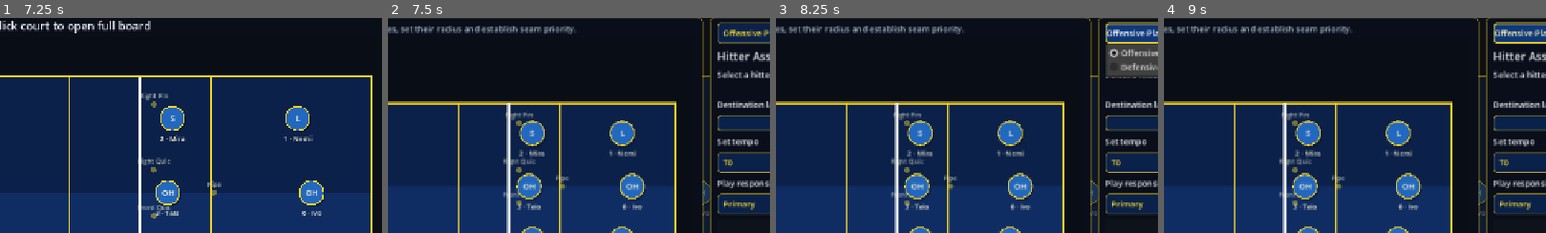
Above: before the commit, frames 1-4 (left to right).
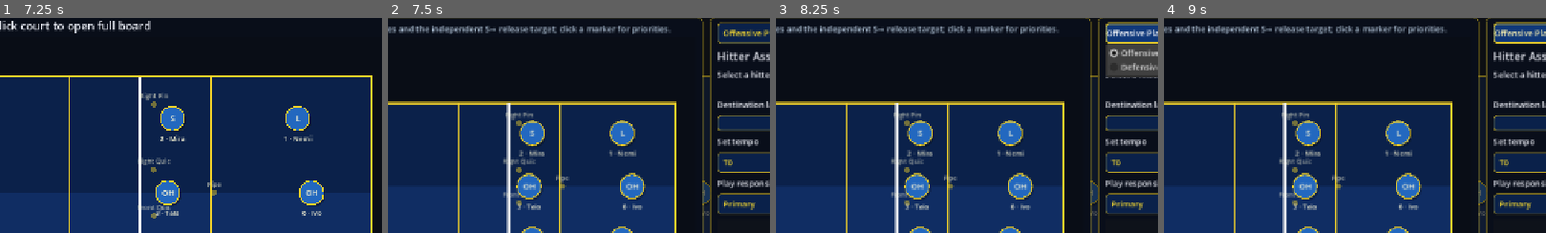
Above: after the commit, the same moments.

Repository: iracarranza/volley-world-manager
Game: Godot game, scene res://scenes/main/main.tscn
The game is run twice, just before and just after one commit, with the same random seed, the same clock (stepped at 60 frames per second) and the same inputs.
Inputs (mouse positions are % of the whole screen's width and height, from its top left):
- Up to frame 1 (7.25 s): click "Rotation 1" at 0.5 s; click "Theme: Mikasa Dark" at 1.25 s; click "Theme: Molten Light" at 2 s; click "Run Rally" at 2.75 s; click "Skip" at 3.5 s; click "1×" at 4.25 s; click "Auto rallies" at 5 s; click "Timeout (2 left)" at 5.75 s; click "Timeout (1 left)" at 6.5 s
- Up to frame 2 (7.5 s): click (36, 56) at 7.25 s
- Up to frame 3 (8.25 s): click "Offensive Play" at 8 s
- Up to frame 4 (9 s): click "Offensive Play" at 8.75 s
The pictures show only the part of the screen within x 17-67%, y 15-65%; the shares and areas given below are measured in that part.

Frame 1 is identical in both runs. In frame 2, 1.5% of the frame differs, in the area x 2-74%, y 3-8%; in frame 3, 1.5%; in frame 4, 1.5%.

Commit message:
Attach tactical instructions above court

Diff:
--- a/scenes/components/tactical_court.gd
+++ b/scenes/components/tactical_court.gd
@@ -7,6 +7,7 @@
 
 signal player_selected(player_id: int)
 signal player_instruction_requested(player_id: int, marker_screen_position: Vector2)
+signal player_drag_started(player_id: int)
 signal assignment_dragged(player_id: int, lane_name: String, marker_position: Vector2)
 signal defender_position_changed(player_id: int, court_position: Vector2)
 signal coverage_zone_position_changed(
@@ -122,6 +123,17 @@
 func select_player(player_id: int) -> void:
 	selected_player_id = player_id
 	queue_redraw()
+
+
+func player_marker_screen_position(player_id: int) -> Vector2:
+	if lineup == null:
+		return get_screen_position()
+	var slot_number := lineup.slot_for_player(player_id)
+	if slot_number < 0:
+		return get_screen_position()
+	return get_screen_position() + _court_to_local(
+		_player_court_position(player_id, slot_number)
+	)
 
 
 func animate_event(event: Resource, duration: float) -> void:
@@ -504,6 +516,7 @@
 			drag_position = mouse_event.position
 			select_player(dragging_player_id)
 			player_selected.emit(dragging_player_id)
+			player_drag_started.emit(dragging_player_id)
 			accept_event()
 		return
 	if dragging_release_target:
@@ -539,7 +552,7 @@
 
 
 func _release_target_at_local_position(local_position: Vector2) -> bool:
-	if not defensive_mode or defensive_phase != 3 or defensive_plan == null or lineup == null:
+	if not defensive_mode or defensive_phase != 0 or defensive_plan == null or lineup == null:
 		return false
 	var target: Vector2 = defensive_plan.setter_release_target(lineup.active_setter_id())
 	return local_position.distance_to(_court_to_local(target)) <= 22.0
@@ -736,7 +749,7 @@
 
 
 func _draw_setter_release_path() -> void:
-	if not defensive_mode or defensive_phase != 3 or defensive_plan == null or lineup == null:
+	if not defensive_mode or defensive_phase != 0 or defensive_plan == null or lineup == null:
 		return
 	var setter_id := lineup.active_setter_id()
 	var setter_slot := lineup.slot_for_player(setter_id)
--- a/scenes/main/main.gd
+++ b/scenes/main/main.gd
@@ -119,6 +119,7 @@
 	rotation_option.item_selected.connect(_select_rotation)
 	tactical_court.player_selected.connect(_select_hitter)
 	tactical_court.player_instruction_requested.connect(_open_player_instructions)
+	tactical_court.player_drag_started.connect(_player_drag_started)
 	tactical_court.assignment_dragged.connect(_open_assignment_popup)
 	lane_option.item_selected.connect(_preview_demand)
 	tempo_option.item_selected.connect(_preview_demand)
@@ -405,7 +406,7 @@
 	emergency_pursuit_check.button_pressed = bool(assignment.emergency_pursuit)
 	short_ball_priority_option.select(clampi(int(assignment.short_ball_priority), 0, 3))
 	deflection_priority_option.select(clampi(int(assignment.deflection_priority), 0, 3))
-	setter_release_help.visible = defense_section_option.selected == 3 \
+	setter_release_help.visible = defense_section_option.selected == 0 \
 		and player_id == GameManager.current_lineup().active_setter_id()
 	if blocking_phase and not front_row:
 		selected_defender_label.text = "%s is back row · no blocking instructions" % player.position_code
@@ -721,17 +722,29 @@
 	selected_player_id = player_id
 	_load_defender_assignment(player_id)
 	var phase := defense_section_option.selected
-	var popup_size := Vector2(270.0, [245.0, 210.0, 315.0, 330.0][phase])
-	var local_marker := marker_screen_position - Vector2(tactical_workspace_popup.position)
-	var workspace_size := Vector2(tactical_workspace_popup.size)
-	var popup_position := local_marker + Vector2(28.0, -popup_size.y * 0.52)
-	if popup_position.x + popup_size.x > workspace_size.x - 12.0:
-		popup_position.x = local_marker.x - popup_size.x - 28.0
-	popup_position.x = clampf(popup_position.x, 12.0, workspace_size.x - popup_size.x - 12.0)
-	popup_position.y = clampf(popup_position.y, 54.0, workspace_size.y - popup_size.y - 12.0)
+	var popup_size := Vector2(270.0, [265.0, 210.0, 315.0, 300.0][phase])
+	var court_origin := tactical_court.get_screen_position()
+	var court_end := court_origin + tactical_court.size
+	var popup_screen_position := marker_screen_position + Vector2(28.0, -popup_size.y * 0.52)
+	if popup_screen_position.x + popup_size.x > court_end.x - 8.0:
+		popup_screen_position.x = marker_screen_position.x - popup_size.x - 28.0
+	popup_screen_position.x = clampf(
+		popup_screen_position.x, court_origin.x + 8.0, court_end.x - popup_size.x - 8.0
+	)
+	popup_screen_position.y = clampf(
+		popup_screen_position.y, court_origin.y + 8.0, court_end.y - popup_size.y - 8.0
+	)
+	var popup_position := popup_screen_position - Vector2(tactical_workspace_popup.position)
 	defender_popup.position = Vector2i(popup_position)
 	defender_popup.size = Vector2i(popup_size)
 	defender_popup.show()
+	defender_popup.move_to_front()
+
+
+func _player_drag_started(_player_id: int) -> void:
+	# A press may become either a click or a drag. Hide the old panel immediately;
+	# a true click release reopens it at the marker's current position.
+	defender_popup.hide()
 
 
 func _open_tactical_workspace() -> void:
@@ -930,7 +943,7 @@
 	%OpponentAdaptationRateLabel.visible = blocking
 	opponent_adaptation_rate_slider.visible = blocking
 	court_instructions.text = (
-		"Drag passer zones, set their radius and establish seam priority."
+		"Drag passer zones and the independent S→ release target; click a marker for priorities."
 		if serve_receive else (
 			"Select a blocker to set read and seam responsibility."
 			if blocking else (
Not shown, changed: ARCHITECTURE.md
Not shown, changed: HANDOFF.md
